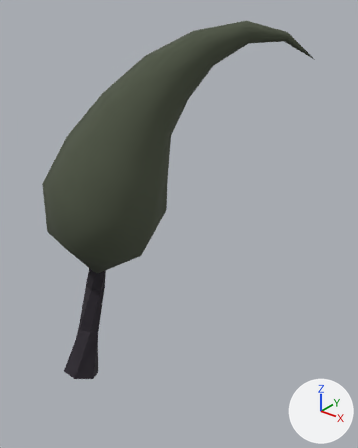
Renders of the glTF model assets/cenario/arvore/arvore_4.glb from each side of a commit.
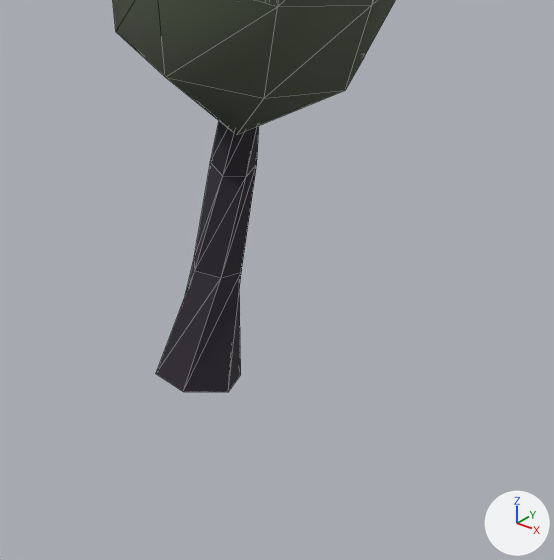
There are two pictures of each version: one whole from a 50 mm camera at (1.517, -1.15, 1.664) aimed at (0.234, 0.453, 0.67), one close up on the part from 0% to 63% of the width and 49% to 100% of the height. The lights are fixed; the arrows at lower right show +X, +Y and +Z. The older version's two pictures come first. The close-ups show mesh edges as thin lines. Vertices at exactly the same position are counted once.

Names of what the first close-up shows: 'arvore_4'.
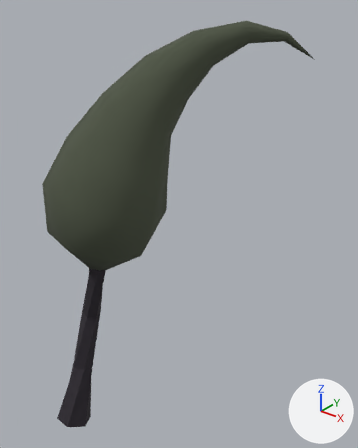
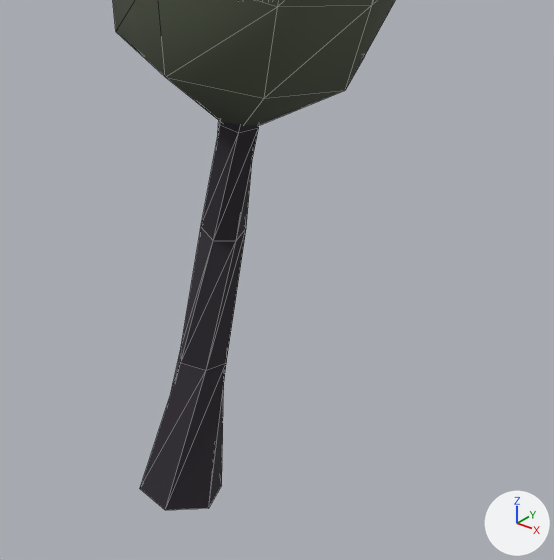
The newer file is also rescaled (x1.35), turned or shifted as a whole; pictures and numbers use the older file's frame.

What differs and where, as boxes [x1, y1, x2, y2] in the close-ups (554 x 560 px; the box of a moved part takes in the faces that stretch with it):
'arvore_4', reshaped
    before: [113, 0, 395, 392]
    after: [113, 0, 395, 510]
part 1 of me_arvore_4, moved or reshaped
    before: [156, 121, 259, 392]
    after: [140, 121, 259, 510]

Patch to the scene script:
```diff
--- a/assets/cenario/arvore/arvore_4.glb.py
+++ b/assets/cenario/arvore/arvore_4.glb.py
@@ me_arvore_4 @@
 # used by ob_arvore_4; location = (0.0, 0.0, 0.0)
-me_arvore_4.from_pydata(...)  # 96 vertices, 176 faces; spans x -0.17..0.6, y -0.1..0.92, z -0.05..1.53
+me_arvore_4.from_pydata(...)  # 96 vertices, 176 faces; spans x -0.17..0.6, y -0.13..0.92, z -0.33..1.53
+# me_arvore_4 part 1: the loose piece of 30 vertices spanning x -0.09..0.13, y -0.07..0.18, z -0.05..0.84 is multiplied about its middle by the matrix ((1.002, 0.003, 0.038), (0.005, 1.019, 0.056), (0.013, 0.084, 1.317)), then moved by (-0.02, -0.03, -0.15)
 me_arvore_4.materials.append(mat_tronco)
```
